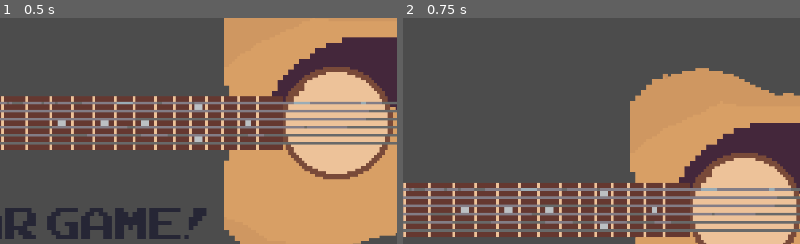
Above: before the commit, frames 1-2 (left to right).
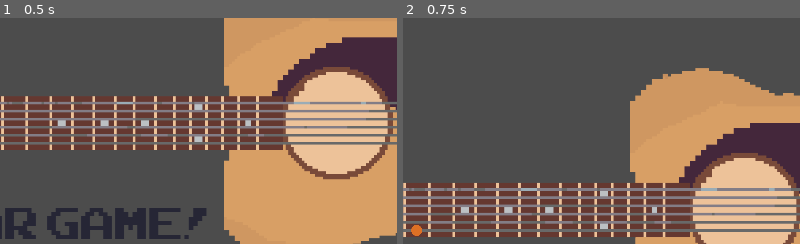
Above: after the commit, the same moments.

Repository: Nineluj/Guitar-Ear-Trainer
Game: Godot game, scene res://scenes/home.tscn
The game is run twice, just before and just after one commit, with the same random seed, the same clock (stepped at 60 frames per second) and the same inputs.
Inputs:
- Up to frame 1 (0.5 s): no input
- Up to frame 2 (0.75 s): click "Level 1" at 0.5 s
The pictures show only the part of the screen within x 22-72%, y 9-59%; the shares and areas given below are measured in that part.

Frame 1 is identical in both runs. In frame 2, 0.1% of the frame differs, in the area x 2-5%, y 91-97%.

Commit message:
one more

Diff:
--- a/scenes/Guitar.tscn
+++ b/scenes/Guitar.tscn
@@ -1,8 +1,9 @@
-[gd_scene load_steps=5 format=2]
+[gd_scene load_steps=6 format=2]
 
 [ext_resource path="res://imgs/Guitar.png" type="Texture" id=1]
 [ext_resource path="res://scripts/Guitar.gd" type="Script" id=2]
 [ext_resource path="res://scripts/guitarFretNote.gd" type="Script" id=3]
+[ext_resource path="res://imgs/shadow.png" type="Texture" id=4]
 
 [sub_resource type="RectangleShape2D" id=1]
 extents = Vector2( 24.9555, 8.59827 )
@@ -21,3 +22,8 @@
 position = Vector2( -549.962, -41.4648 )
 shape = SubResource( 1 )
 script = ExtResource( 3 )
+
+[node name="shadow" type="Sprite" parent="."]
+position = Vector2( 240.358, 330.191 )
+scale = Vector2( 0.288097, 0.288097 )
+texture = ExtResource( 4 )
